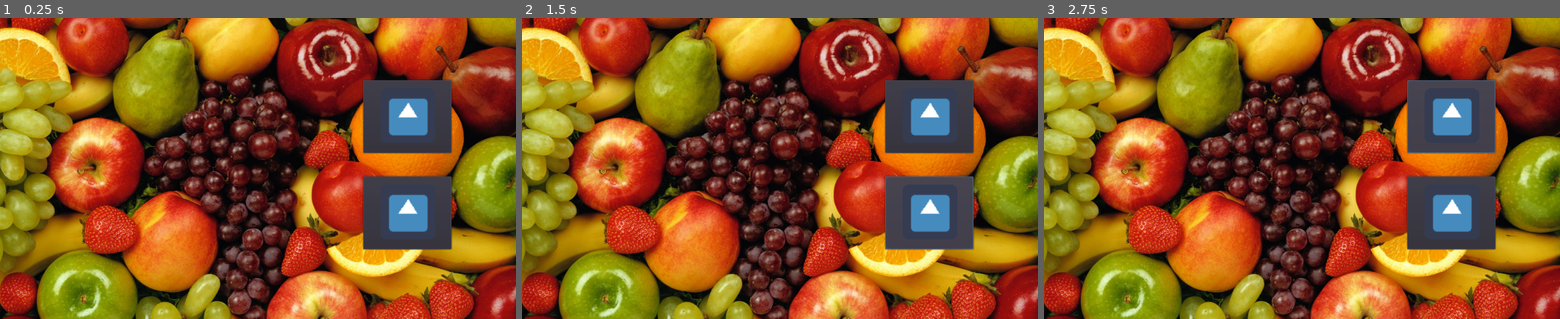
Above: before the commit, frames 1-3 (left to right).
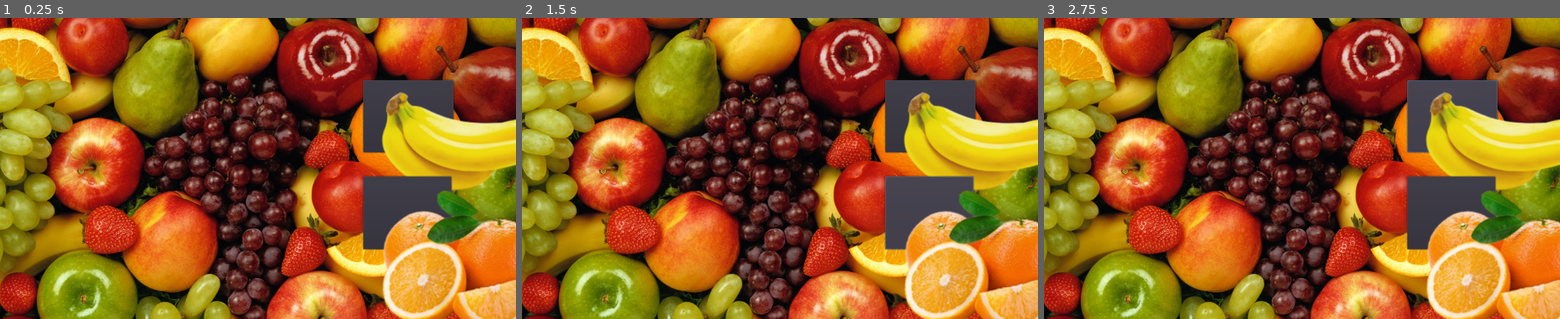
Above: after the commit, the same moments.

Repository: ClaudioKamoda/Qual-a-Fruta
Game: Godot game, scene res://cenas/telaPrincipal.tscn
Same seed, same stepped clock (60 frames per second), same inputs: the game is played once before the commit and once after it. The project has no main scene, so this scene is started directly. The engine's default icon, where the game draws it, is replaced by a stand-in: a white triangle on a blue panel in a dark square.
Inputs (mouse positions are in pixels of both pictures, inside the frame that each line leads up to):
- Up to frame 1 (0.25 s): no input
- Up to frame 2 (1.5 s): click (929, 117) at 0.5 s; click (929, 213) at 1.25 s
- Up to frame 3 (2.75 s): click (1451, 117) at 2 s

The runs differ from the first frame. In frame 1, 15% of the frame differs, in the area x 70-100%, y 20-100%; in frame 2, 15%; in frame 3, 15%.

Commit message:
perguntas aleatórias

Diff:
--- /dev/null
+++ b/cenas/PerguntasFaceis.tscn
@@ -0,0 +1,40 @@
+[gd_scene load_steps=2 format=2]
+
+[ext_resource path="res://scripts/Pergunta.gd" type="Script" id=1]
+
+[node name="PerguntasFaceis" type="Node"]
+
+[node name="Pergunta" type="Node" parent="."]
+script = ExtResource( 1 )
+gif = "Banana"
+fruta1 = "Banana"
+fruta2 = "Laranja"
+resposta = "Banana"
+
+[node name="Pergunta2" type="Node" parent="."]
+script = ExtResource( 1 )
+gif = "Laranja"
+fruta1 = "Limão"
+fruta2 = "Laranja"
+resposta = "Laranja"
+
+[node name="Pergunta3" type="Node" parent="."]
+script = ExtResource( 1 )
+gif = "Abacaxi"
+fruta1 = "Abacaxi"
+fruta2 = "Caju"
+resposta = "Abacaxi"
+
+[node name="Pergunta4" type="Node" parent="."]
+script = ExtResource( 1 )
+gif = "Limão"
+fruta1 = "Limão"
+fruta2 = "Maça"
+resposta = "Limão"
+
+[node name="Pergunta5" type="Node" parent="."]
+script = ExtResource( 1 )
+gif = "Maça"
+fruta1 = "Pêra"
+fruta2 = "Maça"
+resposta = "Maça"
--- a/cenas/telaPrincipal.tscn
+++ b/cenas/telaPrincipal.tscn
@@ -1,25 +1,33 @@
-[gd_scene load_steps=3 format=2]
+[gd_scene load_steps=5 format=2]
 
-[ext_resource path="res://imagens/icon.png" type="Texture" id=1]
-[ext_resource path="res://cenas/Background.tscn" type="PackedScene" id=2]
+[ext_resource path="res://scripts/principal.gd" type="Script" id=1]
+[ext_resource path="res://imagens/icon.png" type="Texture" id=2]
+[ext_resource path="res://cenas/Background.tscn" type="PackedScene" id=3]
+[ext_resource path="res://cenas/PerguntasFaceis.tscn" type="PackedScene" id=4]
 
 [node name="Control" type="Control"]
 margin_right = 40.0
 margin_bottom = 40.0
+script = ExtResource( 1 )
+fruta1Path = NodePath("Botões/Fruta 1/SpriteFruta1")
+fruta2Path = NodePath("Botões/Fruta 2/SpriteFruta2")
+perguntasFaceisPath = NodePath("PerguntasFaceis")
 
 [node name="Botões" type="CanvasLayer" parent="."]
-editor/display_folded = true
 
 [node name="Fruta 1" type="Button" parent="Botões"]
 margin_left = 721.0
 margin_top = 124.0
-margin_right = 896.0
-margin_bottom = 269.0
+margin_right = 900.0
+margin_bottom = 268.0
+size_flags_horizontal = 0
+size_flags_vertical = 0
+size_flags_stretch_ratio = 0.0
 
-[node name="Sprite Fruta 1" type="Sprite" parent="Botões/Fruta 1"]
+[node name="SpriteFruta1" type="Sprite" parent="Botões/Fruta 1"]
 position = Vector2( 34.0094, 16.3245 )
 scale = Vector2( 1.70144, 1.70144 )
-texture = ExtResource( 1 )
+texture = ExtResource( 2 )
 centered = false
 
 [node name="Fruta 2" type="Button" parent="Botões"]
@@ -28,11 +36,15 @@
 margin_right = 896.0
 margin_bottom = 461.0
 
-[node name="Sprite Fruta 2" type="Sprite" parent="Botões/Fruta 2"]
+[node name="SpriteFruta2" type="Sprite" parent="Botões/Fruta 2"]
 position = Vector2( 34.0094, 16.3245 )
 scale = Vector2( 1.70144, 1.70144 )
-texture = ExtResource( 1 )
+texture = ExtResource( 2 )
 centered = false
 
-[node name="Background" parent="." instance=ExtResource( 2 )]
+[node name="Background" parent="." instance=ExtResource( 3 )]
 layer = 0
+
+[node name="PerguntasFaceis" parent="." instance=ExtResource( 4 )]
+[connection signal="button_up" from="Botões/Fruta 1" to="." method="_on_Fruta_1_button_up"]
+[connection signal="button_up" from="Botões/Fruta 2" to="." method="_on_Fruta_2_button_up"]
--- /dev/null
+++ b/scripts/Pergunta.gd
@@ -0,0 +1,6 @@
+extends Node
+
+export (String) var gif
+export (String) var fruta1
+export (String) var fruta2
+export (String) var resposta
--- /dev/null
+++ b/scripts/principal.gd
@@ -0,0 +1,53 @@
+extends Control
+
+#export (NodePath) var gifFrutaPath
+export (NodePath) var fruta1Path
+export (NodePath) var fruta2Path
+export (NodePath) var perguntasFaceisPath
+
+onready var fruta1 = get_node(fruta1Path)
+onready var fruta2 = get_node(fruta2Path)
+onready var perguntasFaceis = get_node(perguntasFaceisPath)
+
+var score = 0
+var acabou = false
+var fruta1Text
+var fruta2Text
+var resposta
+
+func _ready():
+	randomize()
+	set_Pergunta()
+
+func set_Pergunta():
+	var numPerguntas = perguntasFaceis.get_child_count()
+	var perguntaAtual
+
+	if numPerguntas > 0:
+		perguntaAtual = perguntasFaceis.get_child(randi()%numPerguntas)
+		fruta1Text = perguntaAtual.fruta1
+		fruta2Text = perguntaAtual.fruta2
+		fruta1.set_texture(load('res://imagens/'+fruta1Text+'.png'))
+		fruta2.set_texture(load('res://imagens/'+fruta2Text+'.png'))
+		resposta = perguntaAtual.resposta
+	else:
+		acabou = true
+
+	if perguntaAtual != null:
+		perguntasFaceis.remove_child(perguntaAtual)
+
+
+func _on_Fruta_1_button_up():
+	if fruta1Text == resposta:
+		print("Você acertou, "+fruta1Text)
+		score += 1
+	else:
+		print("Você errou"+fruta1Text)
+
+
+func _on_Fruta_2_button_up():
+	if fruta2Text == resposta:
+		print("Você acertou"+fruta2Text)
+		score += 1
+	else:
+		print("Você errou"+fruta2Text)
Binary file added: imagens/abacaxi.png
Not shown, added: imagens/abacaxi.png.import
Binary file added: imagens/banana.png
Not shown, added: imagens/banana.png.import
Binary file added: imagens/caju.png
Not shown, added: imagens/caju.png.import
Binary file added: imagens/laranja.png
Not shown, added: imagens/laranja.png.import
Binary file added: imagens/limão.png
Not shown, added: imagens/limão.png.import
Binary file added: imagens/maça.png
Not shown, added: imagens/maça.png.import
(and 4 more such lines)
